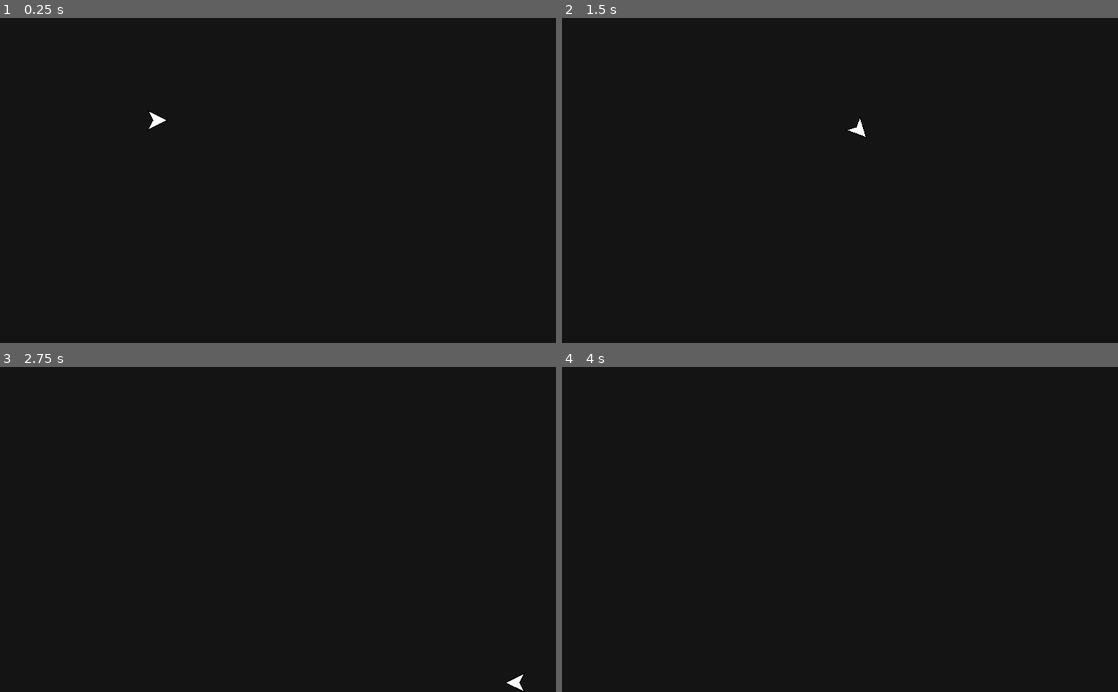
Above: before the commit, frames 1-4 (two rows, left to right).
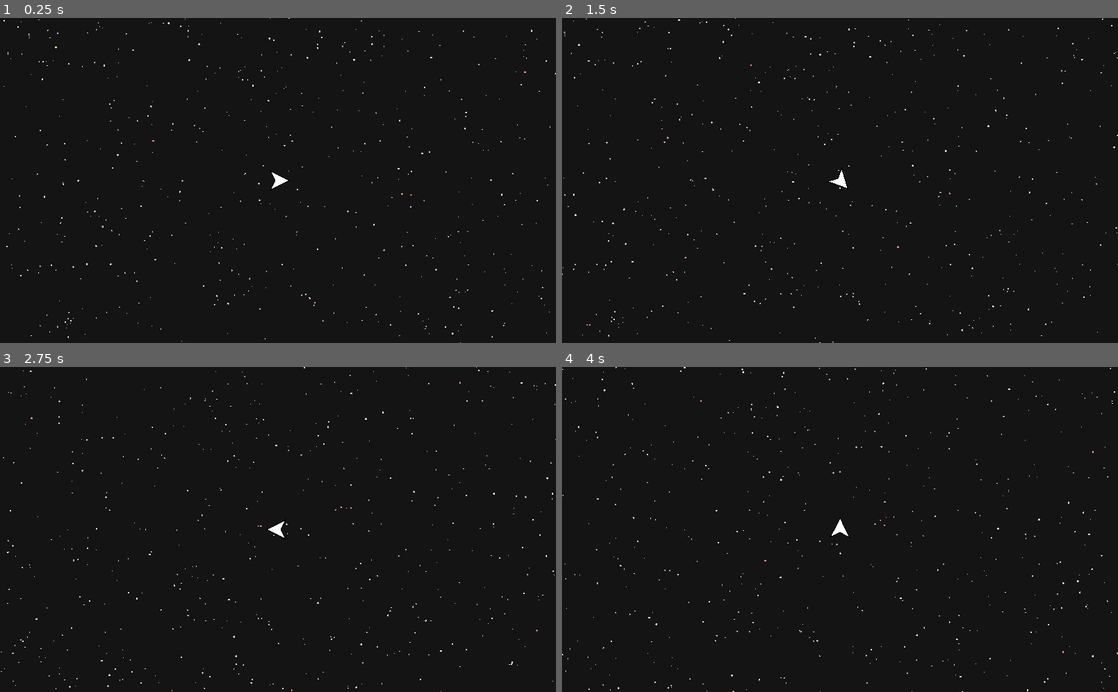
Above: after the commit, the same moments.

Repository: Jellonator/04-Space-Shooter
Game: Godot game, scene res://World/Game.tscn
Two runs of this game, one before a commit and one after it. Both use one fixed random seed, a clock stepped at 60 frames per second and the inputs below.
Inputs (mouse positions are in pixels of both pictures, inside the frame that each line leads up to):
- Up to frame 1 (0.25 s): no input
- Up to frame 2 (1.5 s): tap Enter at 0.5 s; move the mouse to (962, 164) at 0.52 s; hold D (move_right) 0.53-1.28 s; hold Shift (action_shoot) 0.53-1.28 s; move the mouse to (728, 196) at 1.27 s; hold S (move_down) from 1.28 s (still down); tap Down (look_down) at 1.35 s
- Up to frame 3 (2.75 s): move the mouse to (333, 458) at 2.02 s; release S (move_down) at 2.03 s; hold D (move_right) from 2.03 s (still down); hold Left (look_left) from 2.03 s (still down)
- Up to frame 4 (4 s): move the mouse to (812, 594) at 2.77 s; release D (move_right) at 2.78 s; release Left (look_left) at 2.78 s; hold W (move_up) 2.78-3.53 s; tap Right (look_right) at 2.85 s; move the mouse to (1006, 578) at 3.52 s; hold A (move_left) from 3.53 s (still down); hold Up (look_up) from 3.53 s (still down)

The runs differ from the first frame. In frame 1, 0.4% of the frame differs, in the area x 0-100%, y 0-100%; in frame 2, 0.4%; in frame 3, 0.4%; in frame 4, 0.4%.

Commit message:
Added stars

Diff:
--- a/Object/Player/Player.tscn
+++ b/Object/Player/Player.tscn
@@ -30,3 +30,6 @@
 
 [node name="RightPos" type="Position2D" parent="."]
 position = Vector2( -12.6119, 16 )
+
+[node name="Camera2D" type="Camera2D" parent="."]
+current = true
--- a/Util/BulletRenderer.gd
+++ b/Util/BulletRenderer.gd
@@ -45,6 +45,10 @@
 			i = i + 1
 
 func _draw():
+	var tx := get_viewport_transform()
+	var offset = tx.xform(Vector2(0, 0))
+	var fps := str(Engine.get_frames_per_second())
+	draw_string(font, -offset + Vector2(0, font.get_height()), fps, Color.white)
 	for bullet in bullets:
 		var frompos = bullet.frompos
 		if bullet.parent != null:
--- /dev/null
+++ b/Util/StarRenderer.gd
@@ -0,0 +1,46 @@
+extends Node2D
+
+const NUM_STARS := 512
+const MIN_STAR_SIZE := 1.0 / sqrt(PI)
+const MAX_STAR_SIZE := 2.0
+const MIN_STAR_DEPTH := 1.0
+const MAX_STAR_DEPTH := 15.0
+var stars = []
+var gradient: Gradient = Gradient.new()
+
+class Star:
+	var position: Vector2
+	var depth: float
+	var color: Color
+	func _init(pos, depth, color):
+		self.position = pos
+		self.depth = depth
+		self.color = color
+
+func _ready():
+	gradient.set_color(0, Color(1.0, 0.5, 0.5))
+	gradient.set_color(1, Color(0.7, 0.8, 1.0))
+	gradient.add_point(0.75, Color(0.9, 0.9, 0.9))
+	gradient.add_point(0.5, Color(0.9, 0.9, 0.7))
+	gradient.add_point(0.25, Color(0.9, 0.8, 0.7))
+	for i in range(NUM_STARS):
+		var ctemp := rand_range(0.0, 1.0)
+		var color = gradient.interpolate(ctemp)
+		var depth := sqrt(rand_range(0.0, 1.0)) * (MAX_STAR_DEPTH - MIN_STAR_DEPTH) + MIN_STAR_DEPTH
+		var pos := Vector2(rand_range(0, 1024)*depth, rand_range(0, 600)*depth)
+		stars.append(Star.new(pos, depth, color))
+
+func _process(delta):
+	update()
+
+func _draw():
+	var rect := get_viewport().get_visible_rect()
+	var tx := get_viewport().canvas_transform
+	rect.position = tx.xform(rect.position)
+	for star in stars:
+		var x = fposmod((star.position.x + rect.position.x) / star.depth, rect.size.x)
+		var y = fposmod((star.position.y + rect.position.y) / star.depth, rect.size.y)
+		var depth = star.depth
+		var sizelerp = (depth - MIN_STAR_DEPTH) / (MAX_STAR_DEPTH - MIN_STAR_DEPTH)
+		var size = lerp(MIN_STAR_SIZE, MAX_STAR_SIZE, 1.0-sizelerp)
+		draw_circle(Vector2(x, y) - rect.position, size, star.color)
--- /dev/null
+++ b/Util/StarRenderer.tscn
@@ -0,0 +1,7 @@
+[gd_scene load_steps=2 format=2]
+
+[ext_resource path="res://Util/StarRenderer.gd" type="Script" id=1]
+
+[node name="StarRenderer" type="Node2D"]
+z_index = -2
+script = ExtResource( 1 )
--- a/World/Game.tscn
+++ b/World/Game.tscn
@@ -1,7 +1,8 @@
-[gd_scene load_steps=3 format=2]
+[gd_scene load_steps=4 format=2]
 
 [ext_resource path="res://Object/Player/Player.tscn" type="PackedScene" id=1]
 [ext_resource path="res://Util/BulletRenderer.tscn" type="PackedScene" id=2]
+[ext_resource path="res://Util/StarRenderer.tscn" type="PackedScene" id=3]
 
 [node name="Game" type="Node2D"]
 
@@ -9,3 +10,5 @@
 position = Vector2( 286.999, 188.815 )
 
 [node name="BulletRenderer" parent="." instance=ExtResource( 2 )]
+
+[node name="StarRenderer" parent="." instance=ExtResource( 3 )]
